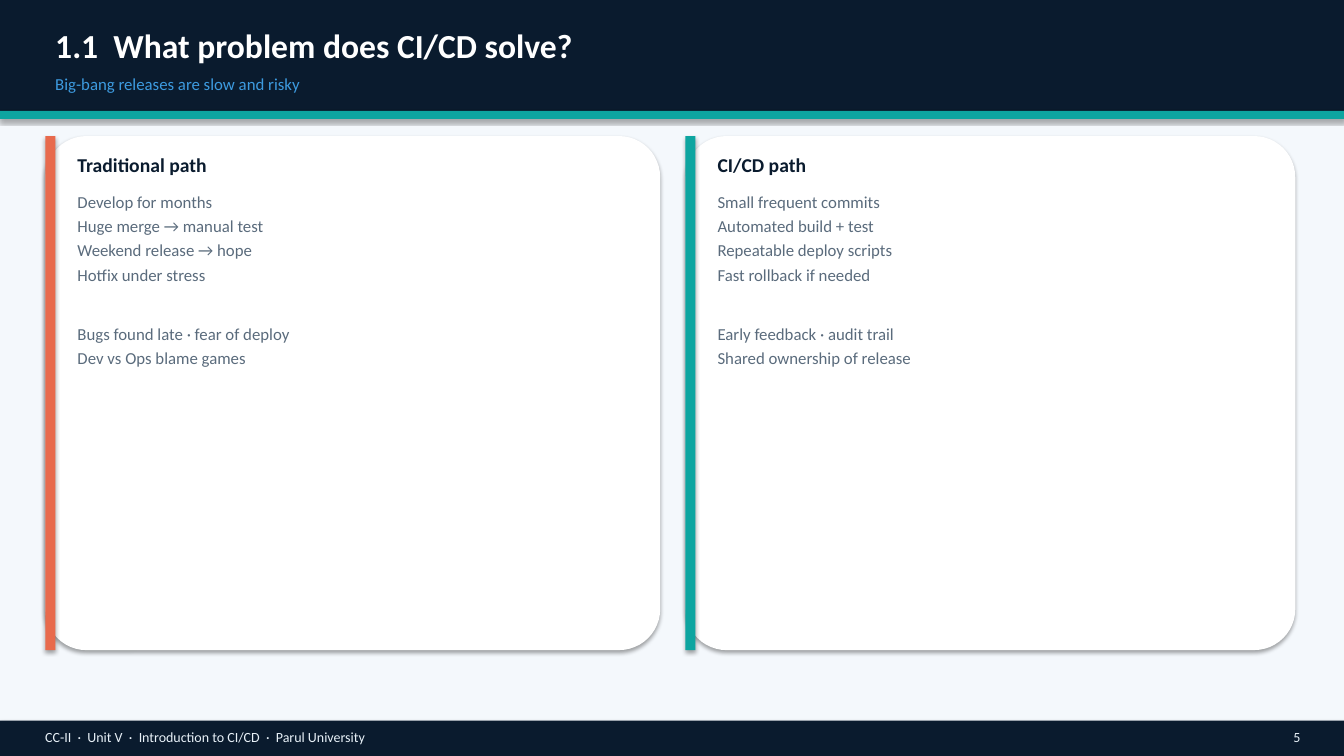
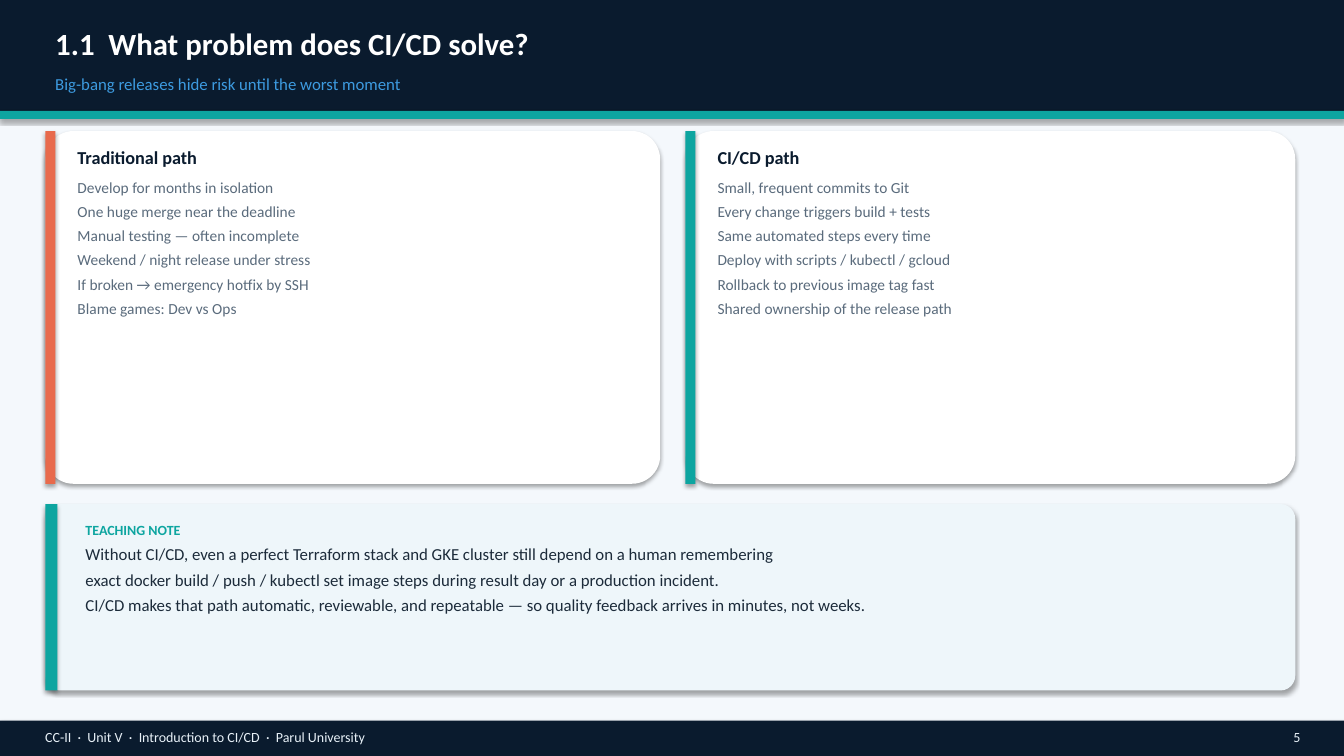
Before and after one commit to professorbhakta/cloud-II, a slide deck: slide 5 of ppt/CC-II-Unit-V-Introduction-to-CI-CD.pptx. Drawn at 1344x756 pixels with LibreOffice and Linux fonts; fonts in the diff are those of the drawing. Boxes give left, top, right and bottom in pixels: in the first picture for what was removed or moved away, otherwise in the second. Text is boxed around its words. In the diff, an @@ line names an element or a change of style, - is before the commit and + after.

```diff
--- a/ppt/CC-II-Unit-V-Introduction-to-CI-CD.pptx
+++ b/ppt/CC-II-Unit-V-Introduction-to-CI-CD.pptx
@@ text "1.1 What problem does CI/CD ..." at bbox=[55, 33, 528, 60]: size 24 to 22 pt; more space between paragraphs @@
@@ text at bbox=[55, 78, 400, 93]: text changed @@
-Big-bang releases are slow and risky
+Big-bang releases hide risk until the worst moment
@@ rounded rectangle: place and size @@
-rounded rectangle at bbox=[45, 136, 660, 650]
+rounded rectangle at bbox=[45, 131, 660, 484]
@@ rectangle: place and size @@
-rectangle at bbox=[45, 136, 55, 650]
+rectangle at bbox=[45, 131, 55, 484]
@@ text "Traditional path": place and size @@
-text "Traditional path" at bbox=[77, 158, 206, 175]
+text "Traditional path" at bbox=[77, 151, 197, 167]
@@ text "Traditional path" at bbox=[77, 151, 197, 167]: size 14 to 13 pt; more space between paragraphs @@
@@ rounded rectangle: place and size @@
-rounded rectangle at bbox=[686, 136, 1296, 650]
+rounded rectangle at bbox=[686, 131, 1296, 484]
@@ rectangle: place and size @@
-rectangle at bbox=[686, 136, 696, 650]
+rectangle at bbox=[686, 131, 696, 484]
@@ text "CI/CD path" at bbox=[718, 151, 800, 167]: size 14 to 13 pt; more space between paragraphs @@
@@ text "CI/CD path": place and size @@
-text "CI/CD path" at bbox=[718, 158, 806, 175]
+text "CI/CD path" at bbox=[718, 151, 800, 167]
@@ text at bbox=[77, 182, 310, 317]: text changed; size 12 to 11 pt @@
-Develop for months
-Huge merge → manual test
-Weekend release → hope
-Hotfix under stress
-Bugs found late · fear of deploy
-Dev vs Ops blame games
+Develop for months in isolation
+One huge merge near the deadline
+Manual testing — often incomplete
+Weekend / night release under stress
+If broken → emergency hotfix by SSH
+Blame games: Dev vs Ops
@@ text at bbox=[718, 182, 952, 317]: text changed; size 12 to 11 pt @@
-Small frequent commits
-Automated build + test
-Repeatable deploy scripts
-Fast rollback if needed
-Early feedback · audit trail
-Shared ownership of release
+Small, frequent commits to Git
+Every change triggers build + tests
+Same automated steps every time
+Deploy with scripts / kubectl / gcloud
+Rollback to previous image tag fast
+Shared ownership of the release path
@@ rounded rectangle added at bbox=[45, 504, 1296, 691], fill #EEF6FA @@
@@ rectangle added at bbox=[45, 504, 57, 691], fill #0DA5A0 @@
@@ text added at bbox=[85, 526, 865, 614], 12 pt, text #1C2B3A @@
+TEACHING NOTE
+Without CI/CD, even a perfect Terraform stack and GKE cluster still depend on a human remembering
+exact docker build / push / kubectl set image steps during result day or a production incident.
+CI/CD makes that path automatic, reviewable, and repeatable — so quality feedback arrives in minutes, not weeks.
```
Also in this commit, not shown: 34 other slides changed, 2 slides added, 2 slides removed, 1 other file.
